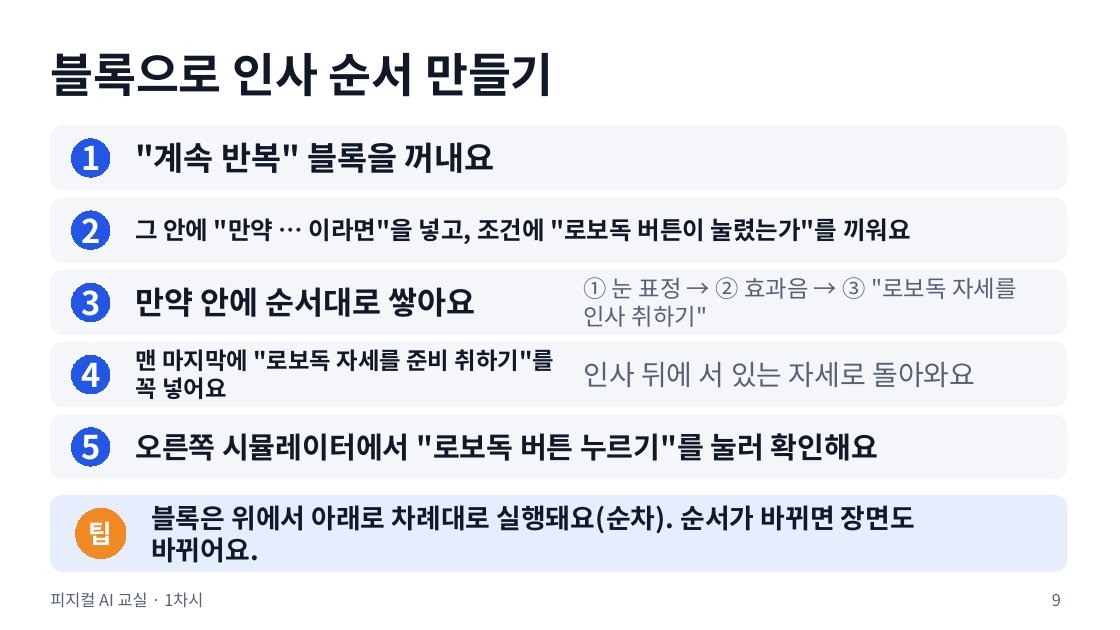
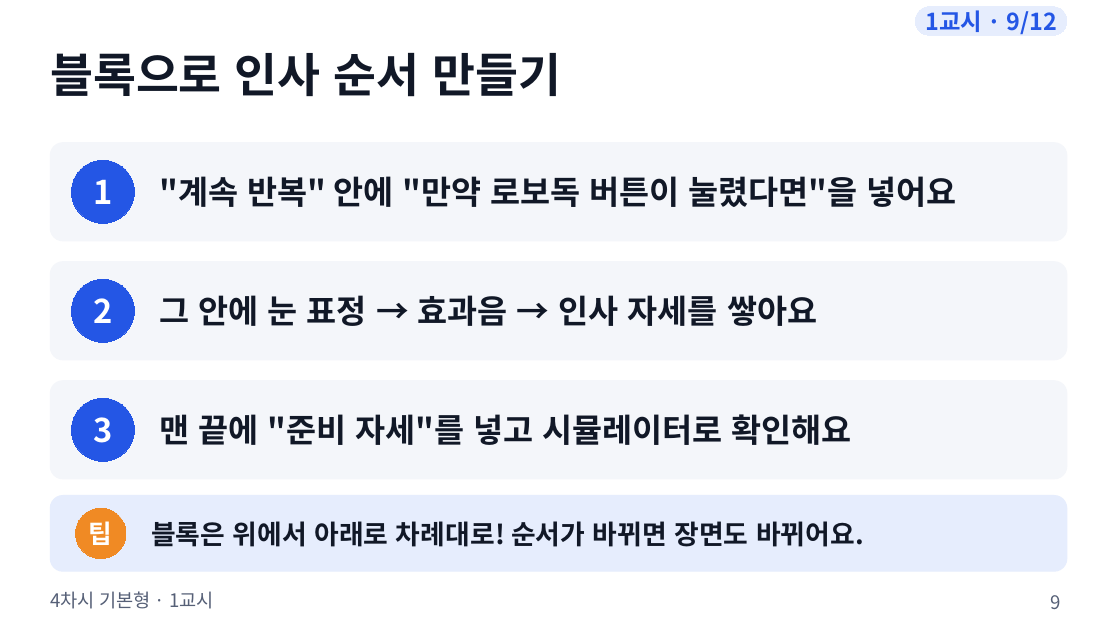
Before and after one commit to boundaryx01-uniquelife/microbit, a slide deck: slide 9 of bridge/docs/materials/4차시_기본형/4차시_수업슬라이드.pptx. Drawn at 1120x630 pixels with LibreOffice and Linux fonts; fonts in the diff are those of the drawing. Boxes give left, top, right and bottom in pixels: in the first picture for what was removed or moved away, otherwise in the second. Text is boxed around its words. In the diff, an @@ line names an element or a change of style, - is before the commit and + after.

```diff
--- a/bridge/docs/materials/4차시_기본형/4차시_수업슬라이드.pptx
+++ b/bridge/docs/materials/4차시_기본형/4차시_수업슬라이드.pptx
@@ rounded rectangle added at [916,7,1067,35], fill #E6EDFD, outline #E6EDFD 0.75 pt, 20 pt, text #2456E5, bold @@
+1교시 · 9/12
@@ proportions changed in 3 elements at [50,262,1067,360], [50,381,1067,479], [50,143,1067,241] @@
@@ rounded rectangle: place and size @@
-rounded rectangle at [50,126,1067,190]
+rounded rectangle at [50,143,1067,241]
@@ text removed at [135,142,495,173] @@
-"계속 반복" 블록을 꺼내요
@@ ellipse "1": place and size @@
-ellipse "1" at [71,139,110,177]
+ellipse "1" at [71,160,134,223]
@@ text at [160,176,957,207]: text changed; size 21 to 28 pt @@
-그 안에 "만약 … 이라면"을 넣고, 조건에 "로보독 버튼이 눌렸는가"를 끼워요
+"계속 반복" 안에 "만약 로보독 버튼이 눌렸다면"을 넣어요
@@ rounded rectangle removed at [50,198,1067,262] @@
@@ rounded rectangle: place and size @@
-rounded rectangle at [50,271,1067,334]
+rounded rectangle at [50,262,1067,360]
@@ ellipse "2": place and size @@
-ellipse "2" at [71,211,110,250]
+ellipse "2" at [71,280,134,343]
@@ text removed at [135,287,476,317] @@
-만약 안에 순서대로 쌓아요
@@ text at [160,295,817,326]: text changed; size 20 to 28 pt; text colour #566077 to #111827; bold on @@
-① 눈 표정 → ② 효과음 → ③ "로보독 자세를 인사 취하기"
+그 안에 눈 표정 → 효과음 → 인사 자세를 쌓아요
@@ rounded rectangle removed at [50,343,1067,407] @@
@@ ellipse removed at [71,355,110,394] @@
-4
@@ text removed at [135,349,555,399] @@
-맨 마지막에 "로보독 자세를 준비 취하기"를 꼭 넣어요
@@ rounded rectangle: place and size @@
-rounded rectangle at [50,415,1067,479]
+rounded rectangle at [50,381,1067,479]
@@ text removed at [583,362,975,387] @@
-인사 뒤에 서 있는 자세로 돌아와요
@@ ellipse "3": place and size @@
-ellipse "3" at [71,283,110,322]
+ellipse "3" at [71,398,134,461]
@@ text at [160,414,852,445]: text changed; size 25 to 28 pt @@
-오른쪽 시뮬레이터에서 "로보독 버튼 누르기"를 눌러 확인해요
+맨 끝에 "준비 자세"를 넣고 시뮬레이터로 확인해요
@@ ellipse removed at [71,428,110,466] @@
-5
@@ text at [151,521,864,547]: text changed @@
-블록은 위에서 아래로 차례대로 실행돼요(순차). 순서가 바뀌면 장면도 바뀌어요.
+블록은 위에서 아래로 차례대로! 순서가 바뀌면 장면도 바뀌어요.
@@ text at [50,591,214,609]: text changed; size 14 to 16 pt @@
-피지컬 AI 교실 · 1차시
+4차시 기본형 · 1교시
@@ page number at [1051,595,1061,609]: size 14 to 16 pt @@
```
Also in this commit, not shown: 44 other slides changed, 3 slides added, 1 slide removed, 25 other files.
